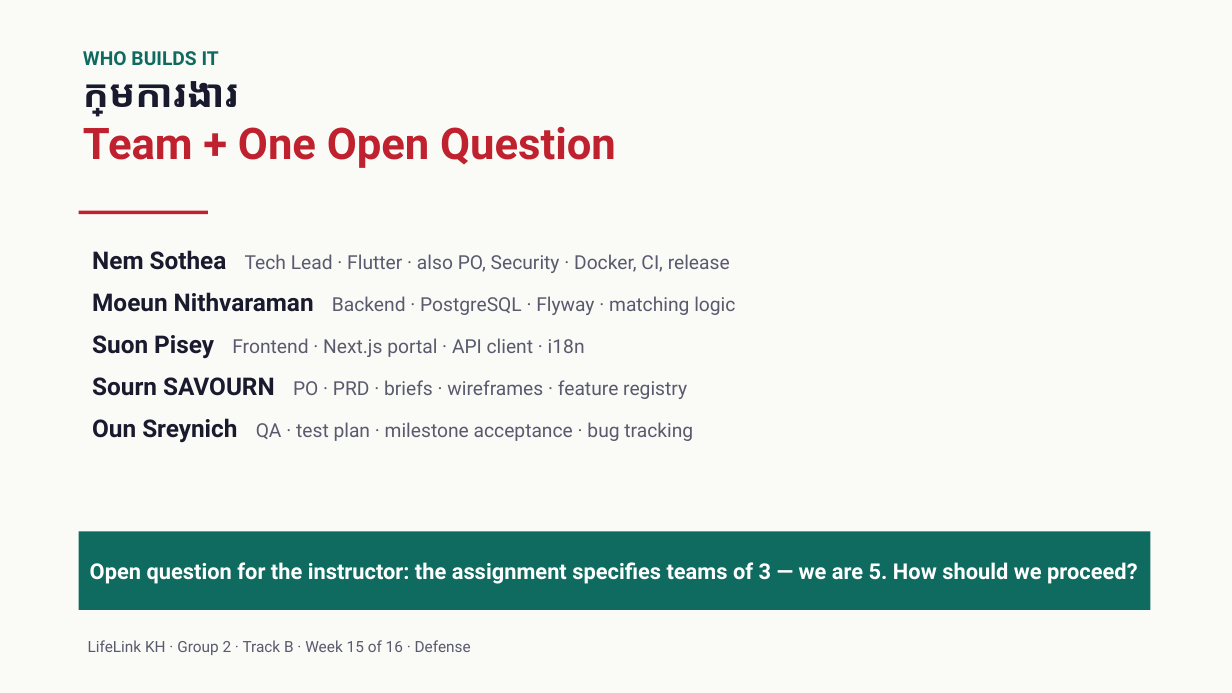
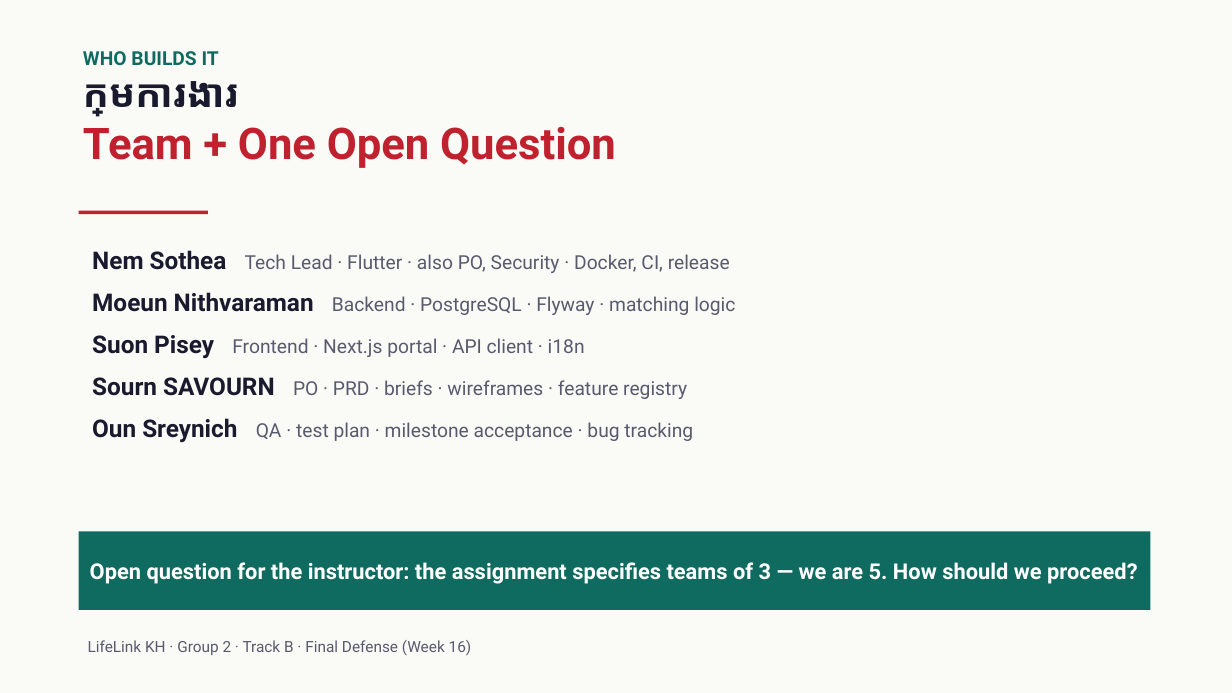
Before and after one commit to NemSothea/LifeLinkKh, a slide deck: slide 15 of docs/po/presentations/LifeLinkKH-v2.pptx (slide 13 before the commit). Drawn at 1232x693 pixels with LibreOffice and Linux fonts; fonts in the diff are those of the drawing. Boxes give left, top, right and bottom in pixels: in the first picture for what was removed or moved away, otherwise in the second. Text is boxed around its words. In the diff, an @@ line names an element or a change of style, - is before the commit and + after.

```diff
--- a/docs/po/presentations/LifeLinkKH-v2.pptx
+++ b/docs/po/presentations/LifeLinkKH-v2.pptx
@@ text at [88, 640, 472, 655]: text changed @@
-LifeLink KH · Group 2 · Track B · Week 15 of 16 · Defense
+LifeLink KH · Group 2 · Track B · Final Defense (Week 16)
```
Also in this commit, not shown: 11 other slides changed, 2 slides added, 2 other files.
